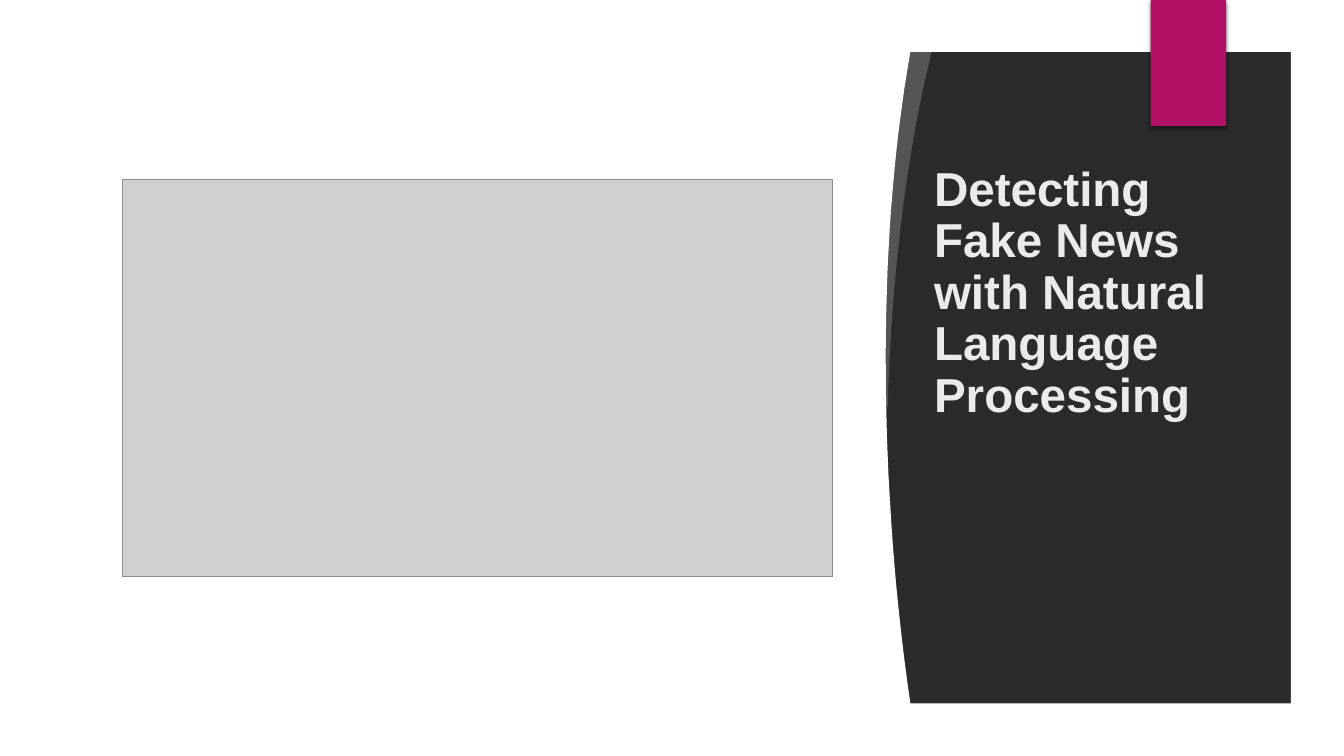
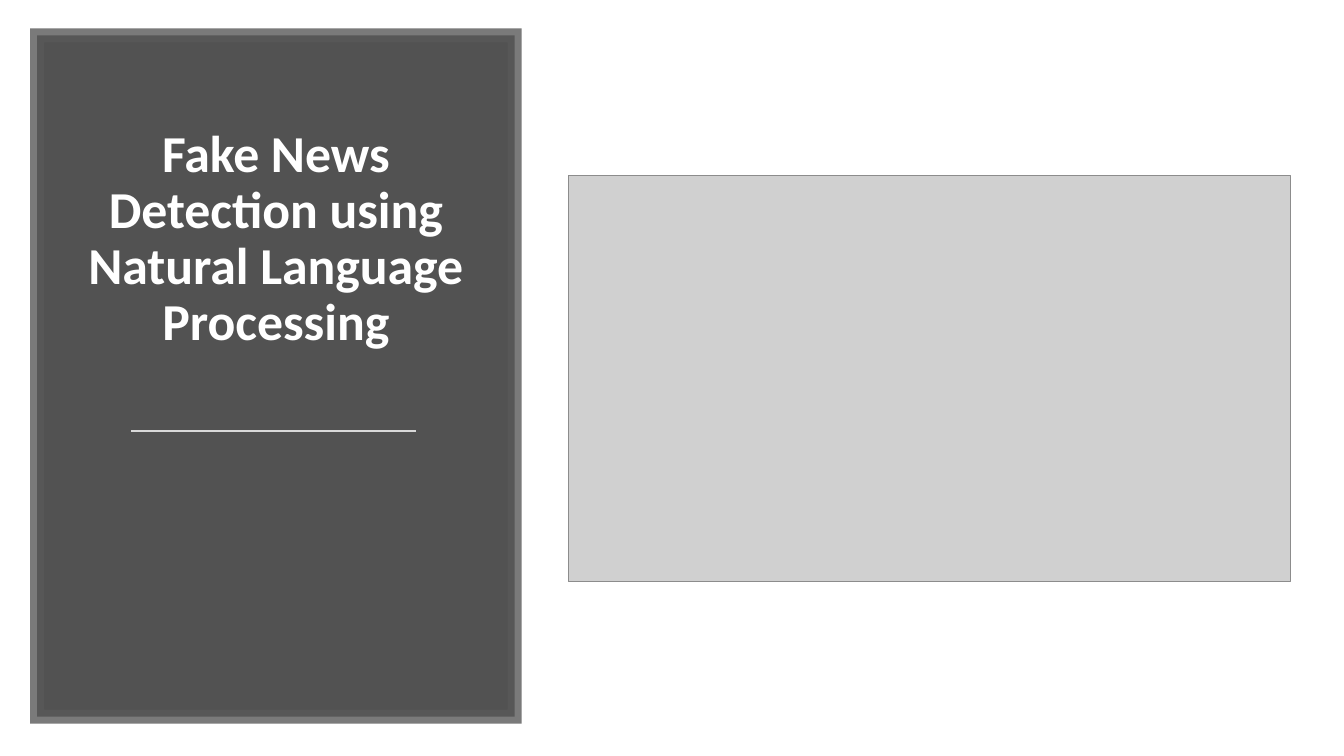
Before and after one commit to SpriteKitz/FakeNewsProject, a slide deck: slide 1 of Doc/Detection Fake News with NLP model.pptx. Drawn at 1344x756 pixels with LibreOffice and Linux fonts; fonts in the diff are those of the drawing; grey boxes stand for pictures; background and template pictures are left out; a plain dark background stands for a picture behind light text. Boxes give left, top, right and bottom in pixels: in the first picture for what was removed or moved away, otherwise in the second. Text is boxed around its words. In the diff, an @@ line names an element or a change of style, - is before the commit and + after.

Commit message:
Update Detection Fake News with NLP model.pptx
update code

```diff
--- a/Doc/Detection Fake News with NLP model.pptx
+++ b/Doc/Detection Fake News with NLP model.pptx
@@ background picture (left out) to #FFFFFF @@
@@ freeform shape removed at box(0, 0, 1344, 756) @@
@@ rectangle removed at box(1150, 0, 1226, 126) @@
@@ rectangle: place and size @@
-rectangle at box(46, 44, 795, 712)
+rectangle at box(37, 35, 515, 717)
@@ rectangle at box(37, 35, 515, 717): fill #FFFFFF to #404040 at 90% opacity; outline none to #595959 10 pt; mirrored @@
@@ freeform shape removed at box(774, 44, 912, 711) @@
@@ freeform shape removed at box(855, 43, 933, 409) @@
@@ title at box(88, 135, 463, 349): text changed; size 34 to 37 pt; font Arial to Calibri; text colour #EBEBEB to #FFFFFF @@
-Detecting Fake News with Natural Language Processing
+Fake News Detection using Natural Language Processing
@@ picture removed at box(122, 179, 833, 578) @@
@@ picture added at box(569, 175, 1292, 582) @@
@@ line added from (131, 432) to (416, 432), #D9D9D9 1.75 pt @@
```
Also in this commit, not shown: 2 other slides changed, 3 slides added, 1 slide removed.
